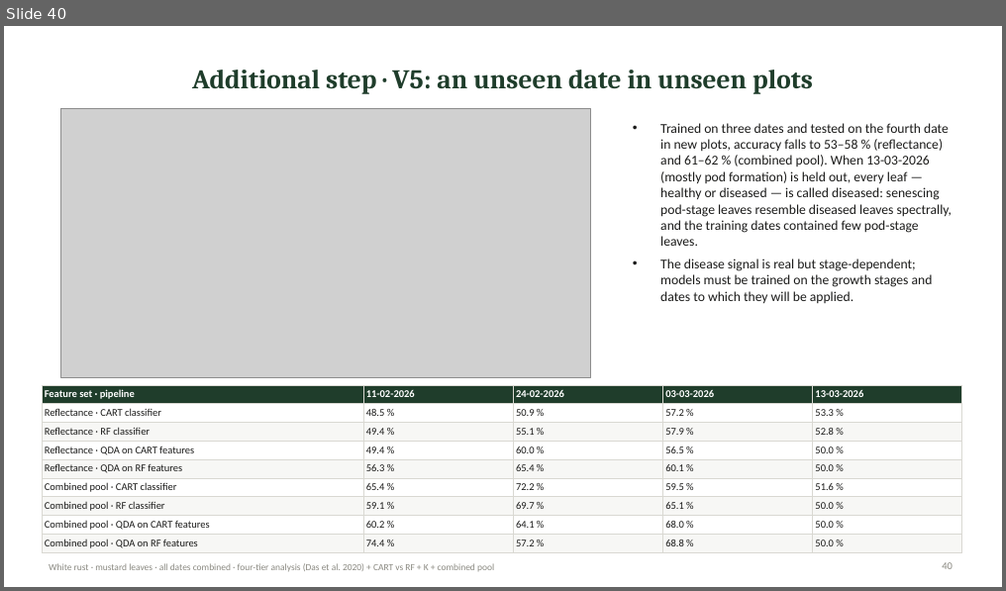
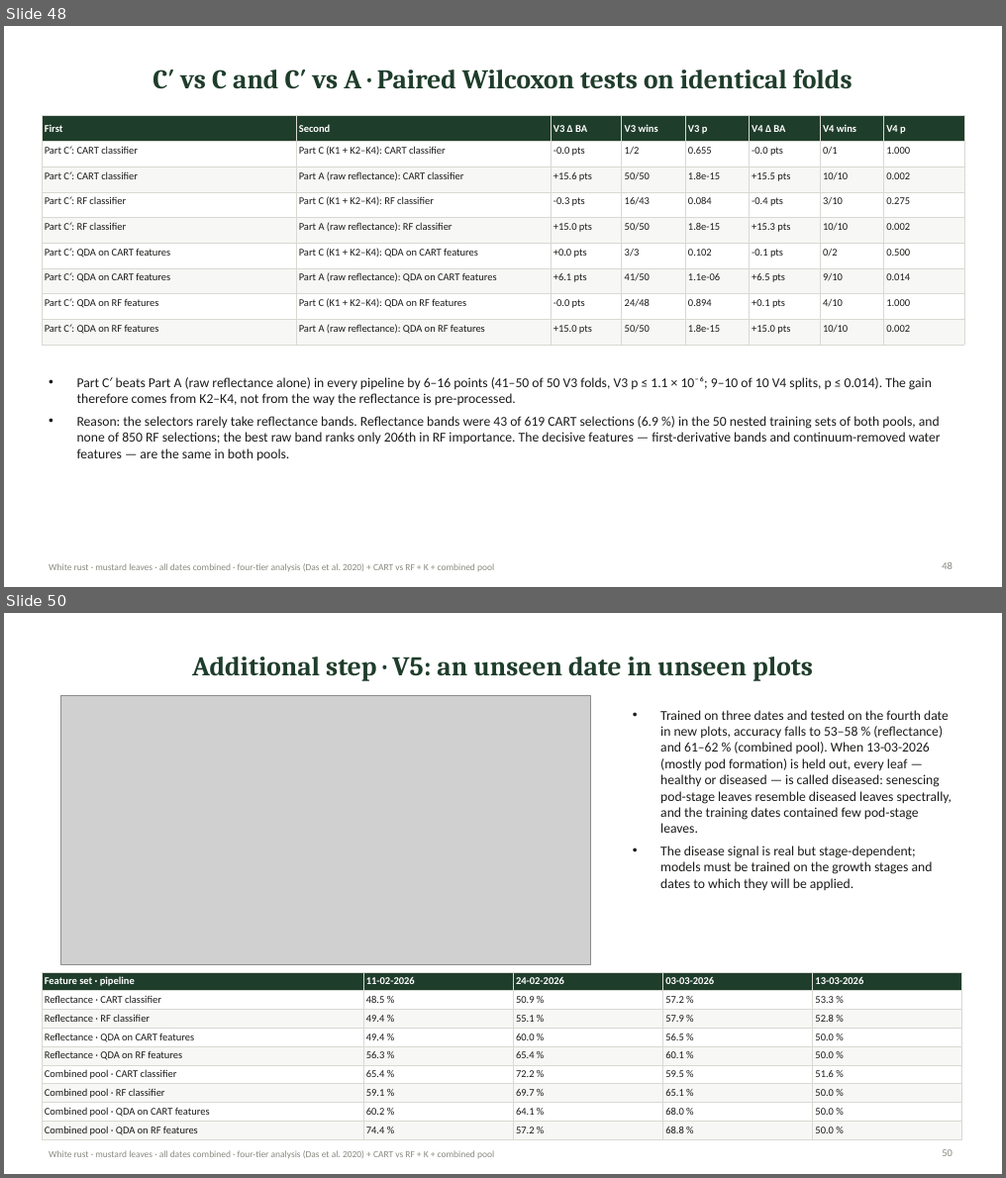
Before and after one commit to animesh809359-afk/sonu, a slide deck: deliverables/WhiteRust_AllDates/WhiteRust_Mustard_Leaf_AllDates_FourTier_CART_RF_K_Combined_Presentation.pptx. Shown one above the other, each under a label of ours: slide 40 before the commit, slides 48 and 50 after it; the slides between them are not shown. The pictures are 1006x591 and 1006x1178 pixels, drawn with LibreOffice and Linux fonts; fonts in the diff are those of the drawing; grey boxes stand for pictures. Boxes give left, top, right and bottom in pixels: in the first picture for what was removed or moved away, otherwise in the second. Text is boxed around its words. In the diff, an @@ line names an element or a change of style, - is before the commit and + after.

```diff
--- a/deliverables/WhiteRust_AllDates/WhiteRust_Mustard_Leaf_AllDates_FourTier_CART_RF_K_Combined_Presentation.pptx
+++ b/deliverables/WhiteRust_AllDates/WhiteRust_Mustard_Leaf_AllDates_FourTier_CART_RF_K_Combined_Presentation.pptx
@@ slide 48 added at [4,26,1002,587], background #FFFFFF; not listed: 1 template element that a slide beside it also shows @@
@@ title added at [152,69,852,89], 26 pt, text #1F3D2B, bold @@
+C′ vs C and C′ vs A · Paired Wilcoxon tests on identical folds
@@ table added at [42,116,964,338], 9 rows, 8 columns @@
+First | Second | V3 Δ BA | V3 wins | V3 p | V4 Δ BA | V4 wins | V4 p
+Part C′: CART classifier | Part C (K1 + K2–K4): CART classifier | -0.0 pts | 1/2 | 0.655 | -0.0 pts | 0/1 | 1.000
+Part C′: CART classifier | Part A (raw reflectance): CART classifier | +15.6 pts | 50/50 | 1.8e-15 | +15.5 pts | 10/10 | 0.002
+Part C′: RF classifier | Part C (K1 + K2–K4): RF classifier | -0.3 pts | 16/43 | 0.084 | -0.4 pts | 3/10 | 0.275
+Part C′: RF classifier | Part A (raw reflectance): RF classifier | +15.0 pts | 50/50 | 1.8e-15 | +15.3 pts | 10/10 | 0.002
+Part C′: QDA on CART features | Part C (K1 + K2–K4): QDA on CART features | +0.0 pts | 3/3 | 0.102 | -0.1 pts | 0/2 | 0.500
+Part C′: QDA on CART features | Part A (raw reflectance): QDA on CART features | +6.1 pts | 41/50 | 1.1e-06 | +6.5 pts | 9/10 | 0.014
+Part C′: QDA on RF features | Part C (K1 + K2–K4): QDA on RF features | -0.0 pts | 24/48 | 0.894 | +0.1 pts | 4/10 | 1.000
+Part C′: QDA on RF features | Part A (raw reflectance): QDA on RF features | +15.0 pts | 50/50 | 1.8e-15 | +15.0 pts | 10/10 | 0.002
@@ text added at [77,376,941,462], 13 pt, text #1B1B1A @@
+• Part C′ beats Part A (raw reflectance alone) in every pipeline by 6–16 points (41–50 of 50 V3 folds, V3 p ≤ 1.1 × 10⁻⁶; 9–10 of 10 V4 splits, p ≤ 0.014). The gain therefore comes from K2–K4, not from the way the reflectance is pre-processed.
+• Reason: the selectors rarely take reflectance bands. Reflectance bands were 43 of 619 CART selections (6.9 %) in the 50 nested training sets of both pools, and none of 850 RF selections; the best raw band ranks only 206th in RF importance. The decisive features — first-derivative bands and continuum-removed water features — are the same in both pools.
@@ page number added at [942,563,952,570], 10 pt, text #8A8981 @@
+48
@@ what was slide 40 is now slide 50 @@
@@ page number at [942,1150,952,1157]: text changed @@
-40
+50
```
Also in this commit, not shown: 6 slides changed, 9 other slides added, 13 other files.
